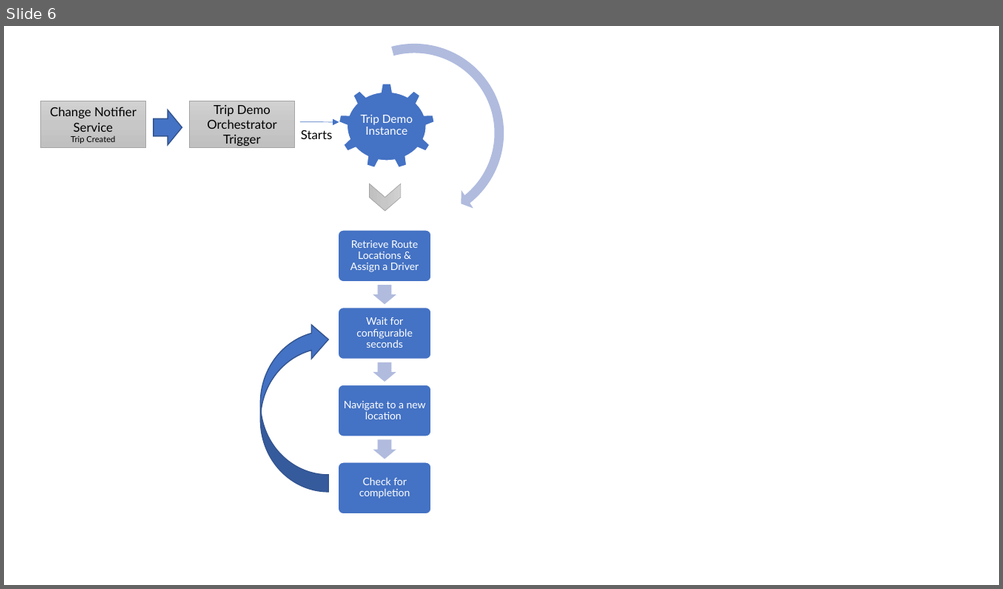
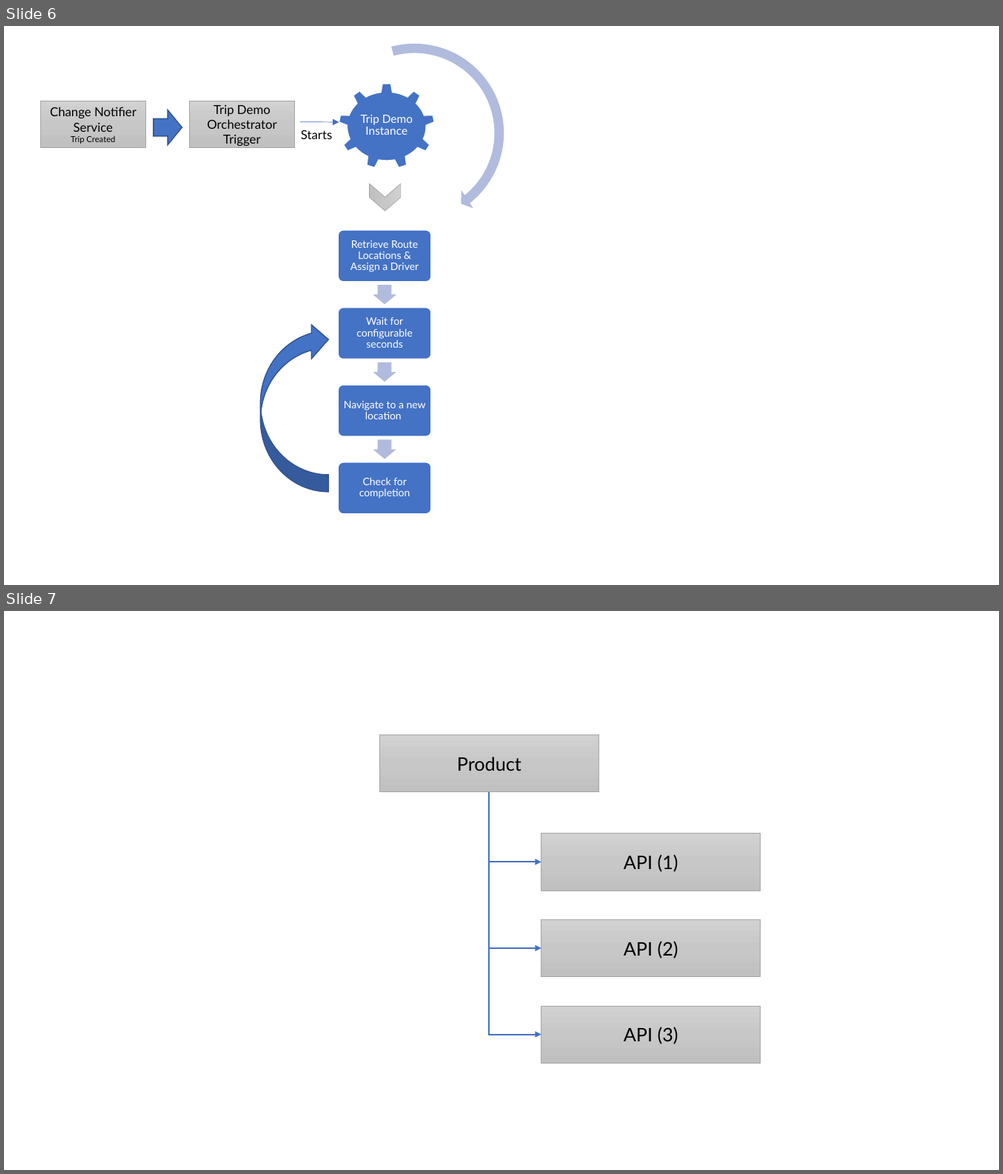
Before and after one commit to Azure-Samples/Serverless-microservices-reference-architecture, a slide deck: documentation/media/illustrations.pptx. Shown one above the other, each under a label of ours: slide 6 before the commit, slides 6 and 7 after it. The pictures are 1003x589 and 1003x1174 pixels, drawn with LibreOffice and Linux fonts; fonts in the diff are those of the drawing. Boxes give left, top, right and bottom in pixels: in the first picture for what was removed or moved away, otherwise in the second. Text is boxed around its words. In the diff, an @@ line names an element or a change of style, - is before the commit and + after.

```diff
--- a/documentation/media/illustrations.pptx
+++ b/documentation/media/illustrations.pptx
@@ slide 7 added at (4, 611, 999, 1170), background #FFFFFF @@
@@ rectangle added at (379, 735, 599, 792), fill gradient #D2D2D2 to #C8C8C8 to #C0C0C0, outline #A5A5A5 0.5 pt, 18 pt, text #000000 @@
+Product
@@ elbow arrow added from (489, 792) to (541, 863), #4472C4 1.5 pt @@
@@ elbow arrow added from (489, 792) to (541, 948), #4472C4 1.5 pt @@
@@ elbow arrow added from (489, 792) to (541, 1035), #4472C4 1.5 pt @@
@@ rectangle added at (541, 833, 760, 891), fill gradient #D2D2D2 to #C8C8C8 to #C0C0C0, outline #A5A5A5 0.5 pt, 18 pt, text #000000 @@
+API (1)
@@ rectangle added at (541, 920, 760, 977), fill gradient #D2D2D2 to #C8C8C8 to #C0C0C0, outline #A5A5A5 0.5 pt, 18 pt, text #000000 @@
+API (2)
@@ rectangle added at (541, 1006, 760, 1064), fill gradient #D2D2D2 to #C8C8C8 to #C0C0C0, outline #A5A5A5 0.5 pt, 18 pt, text #000000 @@
+API (3)
```
Also in this commit, not shown: 19 other files.
